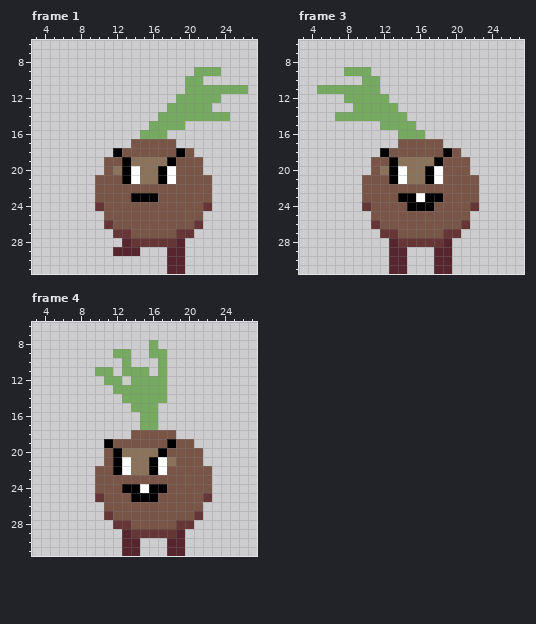
Edited in one commit: pixel-art file (Assets/Art/Characters/Enemy/Coconut/Special/Ase_Coconut_Special_Left.aseprite). This is how it looked before the edit.
32x32 pixels, 5 frames. Shown: frame 1: x 3..27, y 6..31; frame 3: x 3..27, y 6..31; frame 4: x 3..27, y 6..31.
And afterwards:
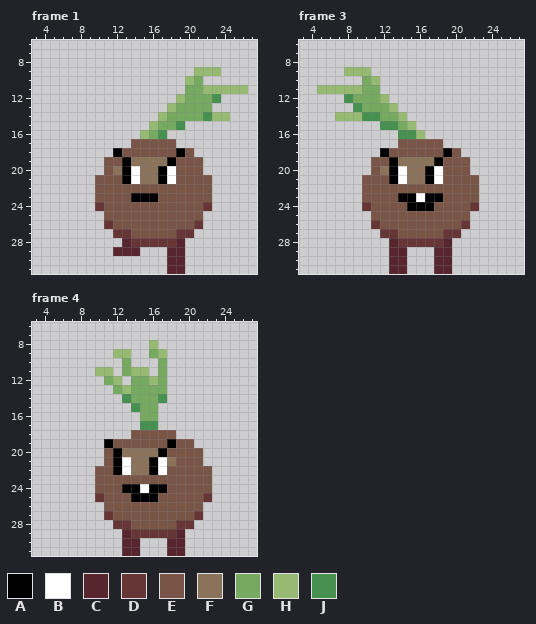
Palette (. is transparent): A #000000  B #ffffff  C #57252e  D #663535  E #795548  F #8a725b  G #75aa60  H #97ba73  J #469150
Change:
--- frame 1, layer "Leaf"
@@ x 13..27 @@
  8 ...............
- 9 ........GGG....
-10 .......GG......
-11 .......GGGGGGG.
-12 ......GGGGG....
-13 .....GGGGG.....
-14 ....GGGGGGGG...
-15 ...GGGG........
-16 ..GGG..........
+ 9 ........HHH....
+10 .......HG......
+11 .......GGHHHHH.
+12 ......HGGGJ....
+13 .....HGGGG.....
+14 ....HGGGGJHH...
+15 ...HGGJ........
+16 ..HGJ..........
 17 .EEEEE.........
--- frame 3, layer "Leaf"
@@ x 3..18 @@
  8 ................
- 9 .....GGG........
-10 .......GG.......
-11 ..GGGGGGG.......
-12 .....GGGGG......
-13 ......GGGGG.....
-14 ....GGGGGGGG....
-15 .........GGGG...
-16 ...........GGG..
+ 9 .....HHH........
+10 .......GH.......
+11 ..HHHHHGG.......
+12 .....JGGGH......
+13 ......JGGGH.....
+14 ....HHHJJGGH....
+15 .........JJGH...
+16 ...........JJH..
 17 ...........EEEEE
--- frame 4, layer "Leaf"
@@ x 8..19 @@
  7 ............
- 8 ........G...
- 9 ....GG..GG..
+ 8 ........H...
+ 9 ....HH..GH..
 10 .....G...G..
-11 ..GG.GGG.G..
-12 ...GG.GGGG..
-13 ....GGGGGG..
-14 .....GGGGG..
-15 ......GGG...
+11 ..HH.GHH.G..
+12 ...GH.GGHG..
+13 ....GHGGGG..
+14 .....JGGGJ..
+15 ......JGG...
 16 .......GG...
-17 .......GG...
+17 .......JJ...
 18 ......EEEEE.
Boxes around the changes in both pictures, in picture pixels (x1, y1, x2, y2):
changed: (140, 67, 248, 139)
changed: (317, 67, 425, 139)
changed: (95, 340, 167, 430)
